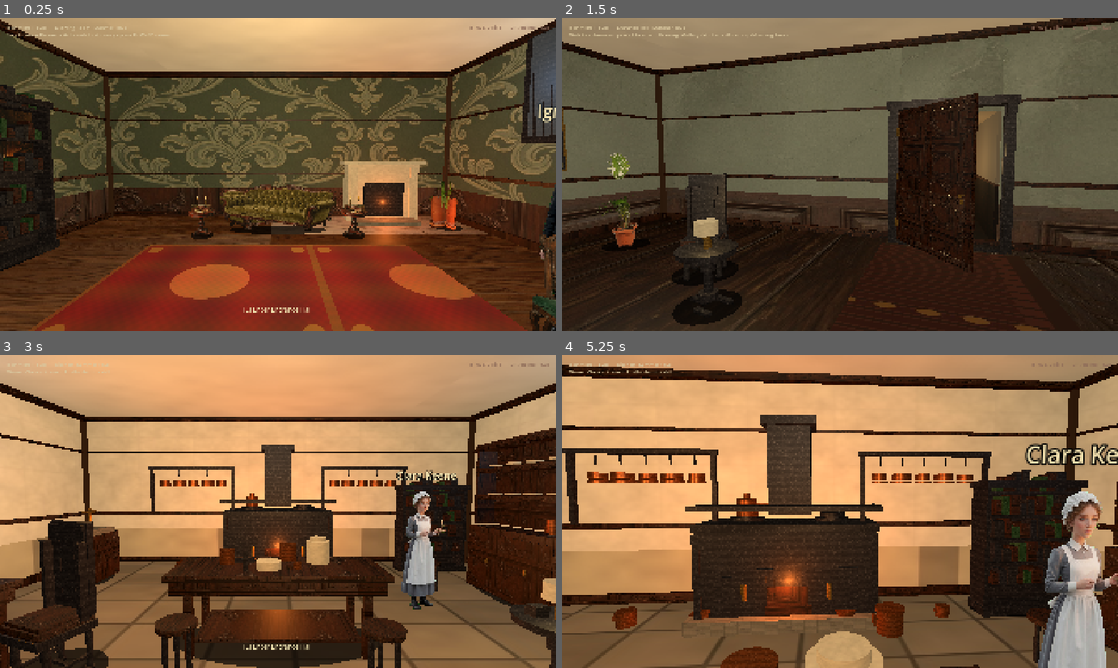
Above: before the commit, frames 1-4 (two rows, left to right).
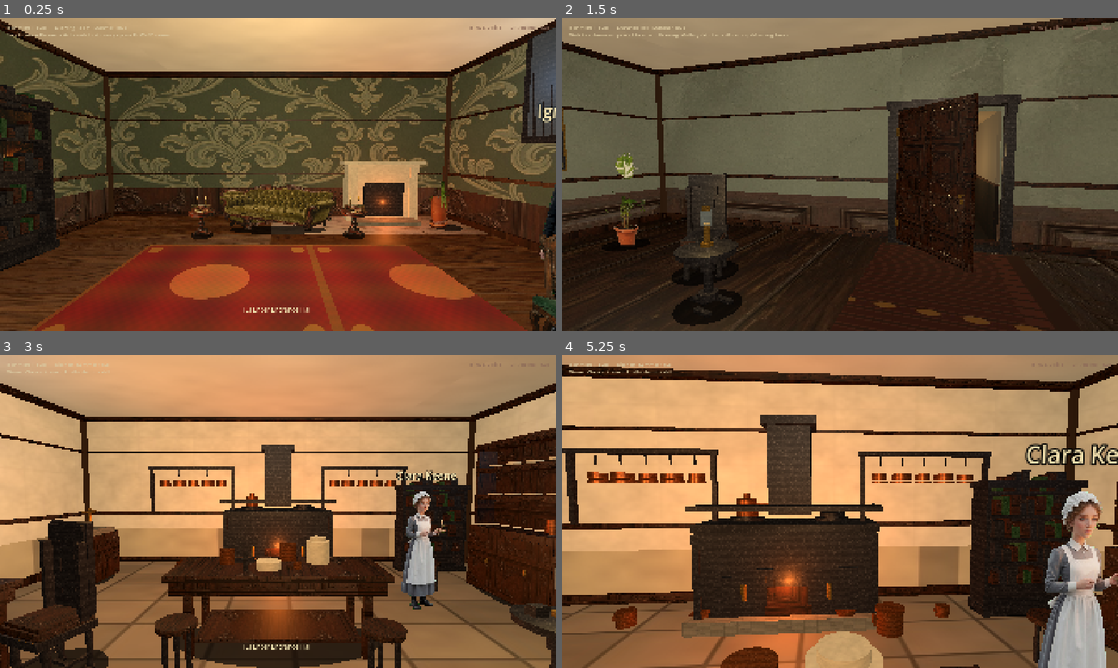
Above: after the commit, the same moments.

Repository: drakewing-eng/aetheric-engine
Game: Godot game, scene res://scenes/fps_main.tscn
Same seed, same stepped clock (60 frames per second), same inputs: the game is played once before the commit and once after it.
Inputs (mouse positions are in pixels of both pictures, inside the frame that each line leads up to):
- Up to frame 1 (0.25 s): no input
- Up to frame 2 (1.5 s): tap Enter at 0.5 s; move the mouse to (867, 174) at 0.52 s; hold E (interact) 0.53-1.28 s; hold W (move_forward) from 0.53 s (still down); click (867, 174) at 0.67 s; move the mouse to (812, 174) at 1.27 s; tap E (interact) at 1.35 s
- Up to frame 3 (3 s): keep holding W (move_forward); tap E (interact) at 2, 2.85 s; move the mouse to (289, 505) at 2.02 s; hold E (interact) 2.03-2.78 s; move the mouse to (272, 517) at 2.77 s; click (272, 517) at 2.92 s
- Up to frame 4 (5.25 s): keep holding W (move_forward); move the mouse to (878, 514) at 3.52 s; hold E (interact) 3.53-4.28 s; move the mouse to (795, 508) at 4.27 s; tap E (interact) at 4.35 s; tap Enter at 5 s; move the mouse to (845, 511) at 5.02 s; hold E (interact) from 5.03 s (still down); click (845, 511) at 5.17 s

The runs differ from the first frame. In frame 1, 0.2% of the frame differs, in the area x 80-83%, y 52-68%; in frame 2, 0.9%; in frame 3, 1.3%; in frame 4, 3.0%, in the area x 15-64%, y 85-100%.

Commit message:
visual loop 6: no double-pot plants, glass garden exterior, morning density, oil lamps

Diff:
--- a/aetheric-engine-godot/scripts/fps_props.gd
+++ b/aetheric-engine-godot/scripts/fps_props.gd
@@ -381,16 +381,18 @@
 	for a in [0.0, 120.0, 240.0]:
 		var rad := deg_to_rad(a)
 		_add_box(root, Vector3(cos(rad) * 0.16, 0.04, sin(rad) * 0.16), Vector3(0.22, 0.04, 0.06), MAHOGANY_DARK, true, 0.45)
-	# Lamp + book
-	_add_cylinder(root, Vector3(0, 0.72, 0), 0.04, 0.18, BRASS, false, 0.3, true)
-	_add_cylinder(root, Vector3(0, 0.88, 0), 0.12, 0.14, CREAM.darkened(0.15), false, 0.85)
+	# Argand-style oil lamp (brass column + glass chimney, not modern drum shade)
+	_add_cylinder(root, Vector3(0, 0.7, 0), 0.06, 0.04, BRASS, false, 0.28, true)
+	_add_cylinder(root, Vector3(0, 0.82, 0), 0.035, 0.2, BRASS, false, 0.3, true)
+	_add_cylinder(root, Vector3(0, 0.98, 0), 0.055, 0.16, Color(0.7, 0.82, 0.88, 0.45), false, 0.12, true)
+	_add_cylinder(root, Vector3(0, 1.08, 0), 0.04, 0.04, BRASS, false, 0.28, true)
 	_add_box(root, Vector3(0.12, 0.68, 0.08), Vector3(0.12, 0.14, 0.09), _book_color(2), false)
 	_add_contact_shadow(root, 0.34, 0.34)
 	var lamp := OmniLight3D.new()
 	lamp.light_color = Color(1.0, 0.85, 0.55)
-	lamp.light_energy = 0.35
-	lamp.omni_range = 2.2
-	lamp.position = Vector3(0, 0.95, 0)
+	lamp.light_energy = 0.4
+	lamp.omni_range = 2.4
+	lamp.position = Vector3(0, 1.0, 0)
 	root.add_child(lamp)
 	return root
 
@@ -742,8 +744,9 @@
 			bp["width"] = prop.get("width", 0.9 * float(prop.get("scale", 1.0)))
 			bp["height"] = prop.get("height", 1.4 * float(prop.get("scale", 1.0)))
 			bp["solid"] = true
+			# FIXED_Y only — cross_planes doubled the pot silhouette (looked like two pots)
 			bp["face_camera"] = true
-			bp["cross_planes"] = true  # two cards at 90° — volume, not paper edge
+			bp["cross_planes"] = false
 			bp["sink"] = 0.06
 			return _make_billboard_prop(bp)
 	var root := Node3D.new()
@@ -915,7 +918,7 @@
 	return root
 
 static func _make_glass_wall(feat: Dictionary) -> Node3D:
-	## Conservatory iron-framed glass — thin bars + cool glass, no solid mint slab.
+	## Conservatory iron-framed glass with garden exterior (not blank white void).
 	var root := Node3D.new()
 	root.name = "GlassWall"
 	var pos: Array = feat.get("pos", [0, 0, 0])
@@ -923,7 +926,14 @@
 	root.rotation_degrees.y = feat.get("yaw", 0.0)
 	var w: float = feat.get("width", 2.5)
 	var h: float = feat.get("height", 3.2)
-	# Perimeter iron only (not a solid fill wall)
+	# Exterior garden plate (behind glass) — sky + foliage suggestion
+	_add_box(root, Vector3(0, h * 0.62, -0.18), Vector3(w - 0.05, h * 0.7, 0.04), Color(0.55, 0.68, 0.78), false, 0.95)
+	_add_box(root, Vector3(0, h * 0.18, -0.16), Vector3(w - 0.05, h * 0.28, 0.04), Color(0.22, 0.38, 0.18), false, 0.9)
+	# Soft tree/hedge blobs outside
+	for i in 3:
+		var fx := -w * 0.28 + i * (w * 0.28)
+		_add_sphere_blob(root, Vector3(fx, h * 0.32, -0.12), 0.28 + (i % 2) * 0.08, Color(0.18, 0.42, 0.16))
+	# Perimeter iron
 	var bar := 0.06
 	_add_box(root, Vector3(0, bar * 0.5, 0), Vector3(w, bar, 0.08), IRON, true, 0.45)
 	_add_box(root, Vector3(0, h - bar * 0.5, 0), Vector3(w, bar, 0.08), IRON, true, 0.45)
@@ -931,8 +941,8 @@
 	_add_box(root, Vector3(w * 0.5 - bar * 0.5, h * 0.5, 0), Vector3(bar, h, 0.08), IRON, true, 0.45)
 	# Mullion grid
 	for i in 4:
-		var fx := -w * 0.35 + i * (w * 0.23)
-		_add_box(root, Vector3(fx, h * 0.5, 0.01), Vector3(0.035, h - 0.12, 0.04), IRON.lightened(0.08), false, 0.45)
+		var fx2 := -w * 0.35 + i * (w * 0.23)
+		_add_box(root, Vector3(fx2, h * 0.5, 0.01), Vector3(0.035, h - 0.12, 0.04), IRON.lightened(0.08), false, 0.45)
 	for j in 3:
 		var fy := h * 0.22 * (j + 1)
 		_add_box(root, Vector3(0, fy, 0.01), Vector3(w - 0.12, 0.035, 0.04), IRON.lightened(0.08), false, 0.45)
@@ -942,19 +952,18 @@
 	gm.size = Vector3(w - 0.12, h - 0.12, 0.015)
 	glass.mesh = gm
 	var gmat := StandardMaterial3D.new()
-	gmat.albedo_color = Color(0.55, 0.72, 0.78, 0.22)
-	gmat.metallic = 0.25
-	gmat.roughness = 0.08
+	gmat.albedo_color = Color(0.65, 0.78, 0.82, 0.28)
+	gmat.metallic = 0.2
+	gmat.roughness = 0.1
 	gmat.transparency = BaseMaterial3D.TRANSPARENCY_ALPHA
 	gmat.cull_mode = BaseMaterial3D.CULL_DISABLED
 	glass.material_override = gmat
 	glass.position = Vector3(0, h * 0.5, 0.03)
 	root.add_child(glass)
-	# Soft exterior-like fill (subtle)
 	var fill := OmniLight3D.new()
-	fill.light_color = Color(0.75, 0.88, 0.92)
-	fill.light_energy = 0.35
-	fill.omni_range = 4.0
+	fill.light_color = Color(0.78, 0.9, 0.95)
+	fill.light_energy = 0.45
+	fill.omni_range = 4.5
 	fill.position = Vector3(0, h * 0.55, 0.55)
 	root.add_child(fill)
 	return root
--- a/aetheric-engine-godot/scripts/fps_rooms.gd
+++ b/aetheric-engine-godot/scripts/fps_rooms.gd
@@ -324,40 +324,47 @@
 		"spawn": [0.0, 0.0, 2.5],
 		"spawn_yaw": 0.0,
 		"wall_style": "victorian",
+		# Soft striped morning paper (pale blue-cream — keep distinct from drawing room)
 		"wallpaper": TEX + "wallpaper_morning.jpg",
 		"wainscot": TEX + "wainscot_morning.jpg",
 		"floor_texture": TEX + "floor_morning.jpg",
 		"floor_color": Color(0.38, 0.28, 0.18),
-		"light_energy": 1.35,
-		"light_color": Color(0.92, 0.94, 0.98),
+		"light_energy": 1.2,
+		"light_color": Color(0.95, 0.9, 0.78),
 		"walls": {},
 		"features": [
 			{"kind": "window", "pos": [3.85, 1.85, 0.0], "yaw": -90.0, "width": 1.3, "height": 2.0},
 			{"kind": "window", "pos": [3.85, 1.85, -2.0], "yaw": -90.0, "width": 1.1, "height": 1.9},
 			{"kind": "door_frame", "pos": [0.0, 1.15, 3.85], "yaw": 180.0, "width": 1.45, "height": 2.3},
 			{"kind": "mirror", "pos": [-3.7, 1.65, 0.5], "yaw": 90.0},
-			{"kind": "painting", "pos": [-3.7, 1.8, -1.8], "yaw": 90.0, "width": 0.7, "height": 0.9,
-				"texture": TEX + "wallpaper_morning.jpg"},
+			{"kind": "painting", "pos": [-3.7, 1.8, -1.8], "yaw": 90.0, "width": 0.75, "height": 0.95,
+				"texture": "res://assets/rooms/richmond_drawing_room.jpg"},
+			{"kind": "painting", "pos": [0.0, 2.0, -3.7], "yaw": 0.0, "width": 0.85, "height": 1.0,
+				"texture": "res://assets/rooms/richmond_entrance_hall.jpg"},
+			{"kind": "painting", "pos": [3.55, 1.9, 2.0], "yaw": -90.0, "width": 0.7, "height": 0.9,
+				"texture": "res://assets/rooms/richmond_conservatory.jpg"},
 		],
 		"props": [
 			{"kind": "desk", "pos": [2.5, 0.0, -2.2], "yaw": -90.0},
-			{"kind": "chair", "pos": [1.7, 0.0, -2.0], "yaw": 100.0, "fabric": Color(0.78, 0.72, 0.58)},
-			{"kind": "armchair", "pos": [-2.0, 0.0, 1.0], "yaw": 35.0, "fabric": Color(0.55, 0.58, 0.65)},
+			{"kind": "chair", "pos": [1.7, 0.0, -2.0], "yaw": 100.0, "fabric": Color(0.42, 0.28, 0.18)},
+			{"kind": "armchair", "pos": [-2.0, 0.0, 1.0], "yaw": 35.0, "fabric": Color(0.28, 0.36, 0.28)},
 			{"kind": "side_table", "pos": [-1.2, 0.0, 1.5], "yaw": 0.0},
 			{"kind": "side_table", "pos": [2.8, 0.0, 1.5], "yaw": -20.0},
 			{"kind": "bookshelf", "pos": [-3.5, 0.0, -1.5], "yaw": 90.0, "width": 1.4, "height": 2.2},
 			{"kind": "bookshelf", "pos": [-3.5, 0.0, 1.2], "yaw": 90.0, "width": 1.2, "height": 2.0},
 			{"kind": "plant", "pos": [3.2, 0.0, 2.2], "scale": 0.95,
 				"texture": "res://assets/props/plants/plant_fern.png", "width": 0.75, "height": 1.15},
-			{"kind": "plant", "pos": [-2.5, 0.0, -2.8], "scale": 0.85},
+			{"kind": "plant", "pos": [-2.5, 0.0, -2.8], "scale": 0.85,
+				"texture": "res://assets/props/plants/plant_fern.png", "width": 0.7, "height": 1.1},
 			{"kind": "stool", "pos": [1.2, 0.0, -1.2], "yaw": -20.0},
 			{"kind": "crate", "pos": [-2.8, 0.0, 2.5], "scale": 0.55},
-			# North wall dressing — period density (was empty expanse)
+			# North wall dressing
 			{"kind": "fireplace", "pos": [0.0, 0.0, -3.75], "yaw": 0.0},
 			{"kind": "armchair", "pos": [1.2, 0.0, -2.4], "yaw": -20.0, "fabric": Color(0.5, 0.35, 0.28)},
 			{"kind": "side_table", "pos": [-1.0, 0.0, -2.6], "yaw": 10.0},
-			{"kind": "chair", "pos": [-2.2, 0.0, -0.5], "yaw": 70.0, "fabric": Color(0.45, 0.42, 0.5)},
+			{"kind": "chair", "pos": [-2.2, 0.0, -0.5], "yaw": 70.0, "fabric": Color(0.35, 0.28, 0.2)},
 			{"kind": "copper_pot", "pos": [3.0, 0.0, -0.5], "scale": 0.55},
+			{"kind": "hall_table", "pos": [-0.5, 0.0, 2.2], "yaw": 5.0},
 			{
 				"kind": "rug",
 				"pos": [0.0, 0.0, 0.0],
